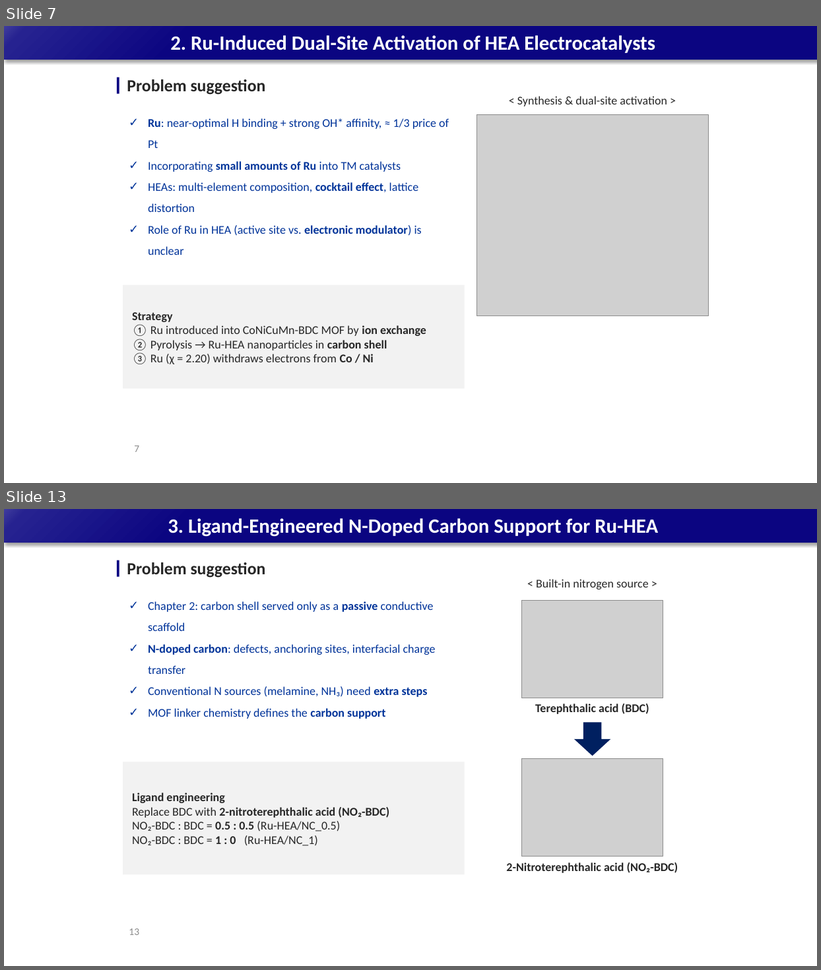
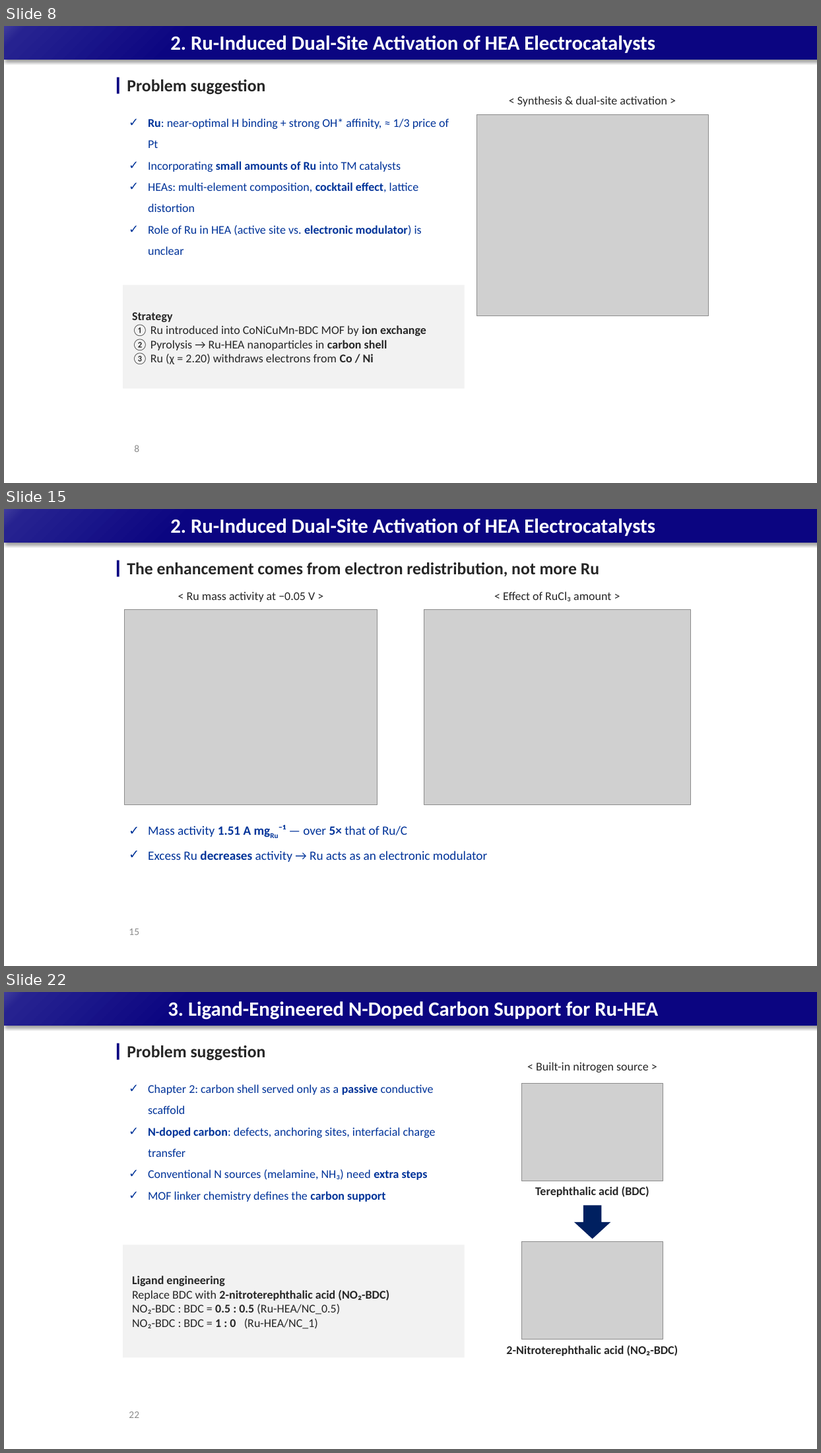
Before and after one commit to limsj0204/letter, a slide deck: 학위논문_디펜스_발표자료.pptx. Shown one above the other, each under a label of ours: slides 7 and 13 before the commit, slides 8, 15 and 22 after it; the slides between them are not shown. The pictures are 821x970 and 821x1453 pixels, drawn with LibreOffice and Linux fonts; fonts in the diff are those of the drawing; grey boxes stand for pictures. Boxes give left, top, right and bottom in pixels: in the first picture for what was removed or moved away, otherwise in the second. Text is boxed around its words. In the diff, an @@ line names an element or a change of style, - is before the commit and + after.

```diff
--- a/학위논문_디펜스_발표자료.pptx
+++ b/학위논문_디펜스_발표자료.pptx
@@ slide 15 added at [4, 509, 817, 966], background #FFFFFF; not listed: 1 template element that a slide beside it also shows @@
@@ title added at [170, 518, 655, 536], 24 pt, text #FFFFFF, bold @@
+2. Ru-Induced Dual-Site Activation of HEA Electrocatalysts
@@ rectangle added at [117, 560, 120, 577], fill #0B0581 @@
@@ text added at [127, 562, 599, 577], 20 pt, text #262626, bold @@
+The enhancement comes from electron redistribution, not more Ru
@@ text added at [187, 591, 315, 602], 14 pt, text #262626 @@
+< Ru mass activity at −0.05 V >
@@ text added at [503, 591, 611, 601], 14 pt, text #262626 @@
+< Effect of RuCl₃ amount >
@@ picture added at [125, 609, 378, 805] @@
@@ picture added at [424, 609, 690, 805] @@
@@ text added at [148, 825, 487, 862], 15 pt, text #003399 @@
+✓ Mass activity 1.51 A mgRu⁻¹ — over 5× that of Ru/C
+✓ Excess Ru decreases activity → Ru acts as an electronic modulator
@@ page number added at [129, 929, 139, 935], 12 pt, text #8C8C8C @@
+15
@@ what was slide 7 is now slide 8 @@
@@ page number at [134, 445, 139, 452]: text changed @@
-7
+8
@@ what was slide 13 is now slide 22 @@
@@ page number at [129, 1412, 139, 1418]: text changed @@
-13
+22
```
Also in this commit, not shown: 9 slides changed, 13 other slides added, 2 slides removed.
